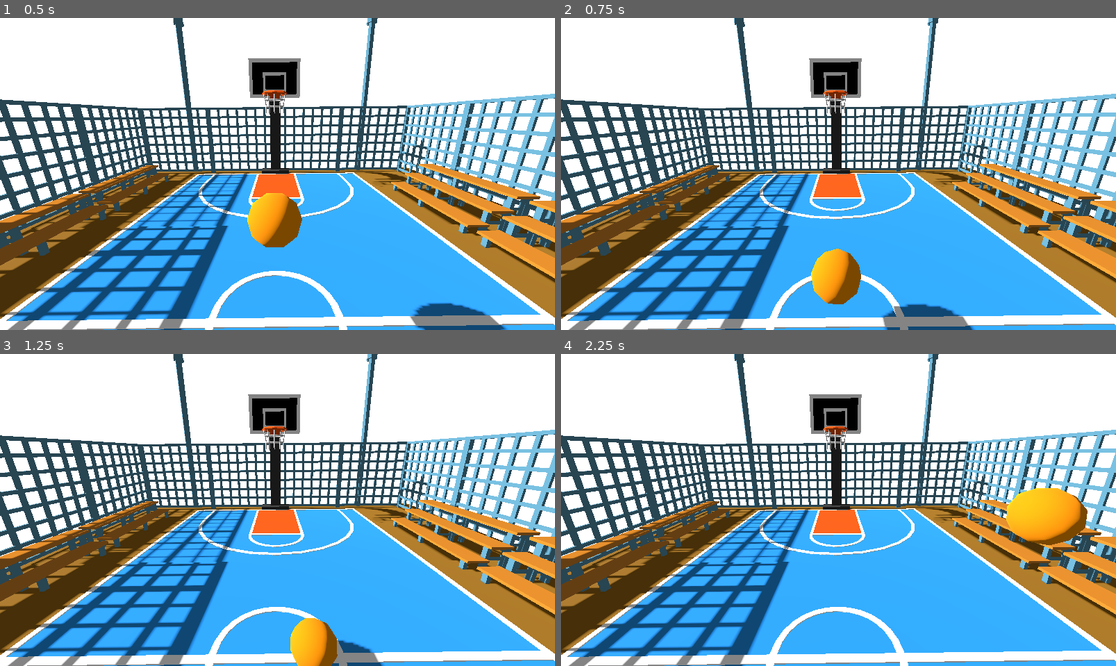
Above: before the commit, frames 1-4 (two rows, left to right).
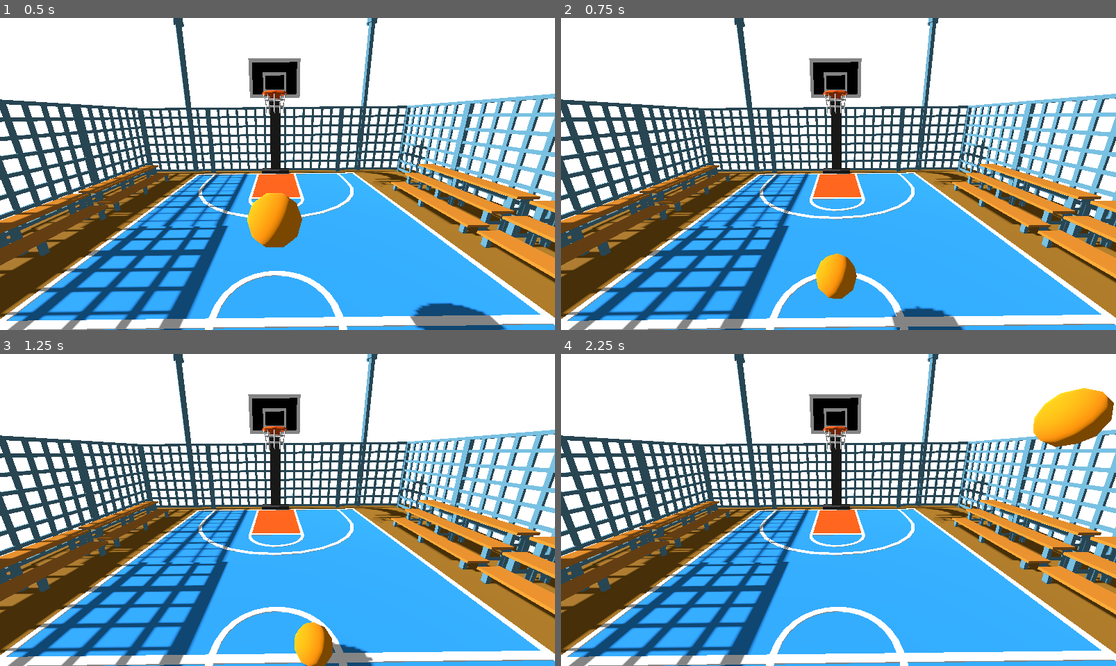
Above: after the commit, the same moments.

Repository: colorfulfool/basuketobouru
Game: Godot game, scene res://main.tscn
Same seed, same stepped clock (60 frames per second), same inputs: the game is played once before the commit and once after it.
Inputs:
- Up to frame 1 (0.5 s): no input
- Up to frame 2 (0.75 s): hold D (move_right) from 0.53 s (still down); hold Space (jump) from 0.53 s (still down)
- Up to frame 3 (1.25 s): keep holding D (move_right); keep holding Space (jump)
- Up to frame 4 (2.25 s): release D (move_right) at 1.28 s; release Space (jump) at 1.28 s; hold S (move_back) 1.28-2.03 s; tap Space (jump) at 1.35, 1.52, 1.82 s; hold D (move_right) from 2.03 s (still down); hold Space (jump) from 2.03 s (still down)

Frame 1 is identical in both runs. In frame 2, 0.9% of the frame differs, in the area x 45-75%, y 73-100%; in frame 3, 0.6%; in frame 4, 4.1%, in the area x 80-100%, y 10-62%.

Commit message:
"Contract" when preparing to jump

Diff:
--- a/main.tscn
+++ b/main.tscn
@@ -425,6 +425,7 @@
 [node name="Player" parent="." unique_id=1854990470 instance=ExtResource("1_ig7tw")]
 transform = Transform3D(-1, 0, 0, 0, 1, 0, 0, 0, -1, 0, 4, 0)
 speed = 6
+jump_impulse = 7
 
 [node name="WorldEnvironment" type="WorldEnvironment" parent="." unique_id=255734873]
 environment = SubResource("Environment_ig7tw")
--- a/player.gd
+++ b/player.gd
@@ -3,15 +3,18 @@
 @export var speed = 14
 @export var jump_impulse = 5
 @export var fall_acceleration = 75
+@export var min_scale = 0.5
 
 var target_velocity = Vector3.ZERO
 var start_position: Vector3
 var start_rotation: Basis
+var start_scale: Vector3
 var _reset_requested = false
 
 func _ready() -> void:
 	start_position = global_position
 	start_rotation = global_transform.basis
+	start_scale = $Pivot/GeoSphere014.scale
 
 func _input(event: InputEvent) -> void:
 	if event.is_action_pressed("reset"):
@@ -36,7 +39,11 @@
 		direction.z -= 1
 	if Input.is_action_pressed("move_forward"):
 		direction.z += 1
+	if Input.is_action_pressed("jump"):
+		if $Pivot/GeoSphere014.scale.z > min_scale:
+			$Pivot/GeoSphere014.scale -= Vector3(0.05,0.05,0.05)
 	if Input.is_action_just_released("jump"):
+		$Pivot/GeoSphere014.scale = start_scale
 		linear_velocity.y = jump_impulse
 
 	if direction != Vector3.ZERO:
--- a/player.tscn
+++ b/player.tscn
@@ -50,6 +50,7 @@
 collision_layer = 2
 mass = 0.5
 script = ExtResource("1_4flbx")
+min_scale = 2.5
 
 [node name="Pivot" type="Node3D" parent="." unique_id=1782149088]
 
